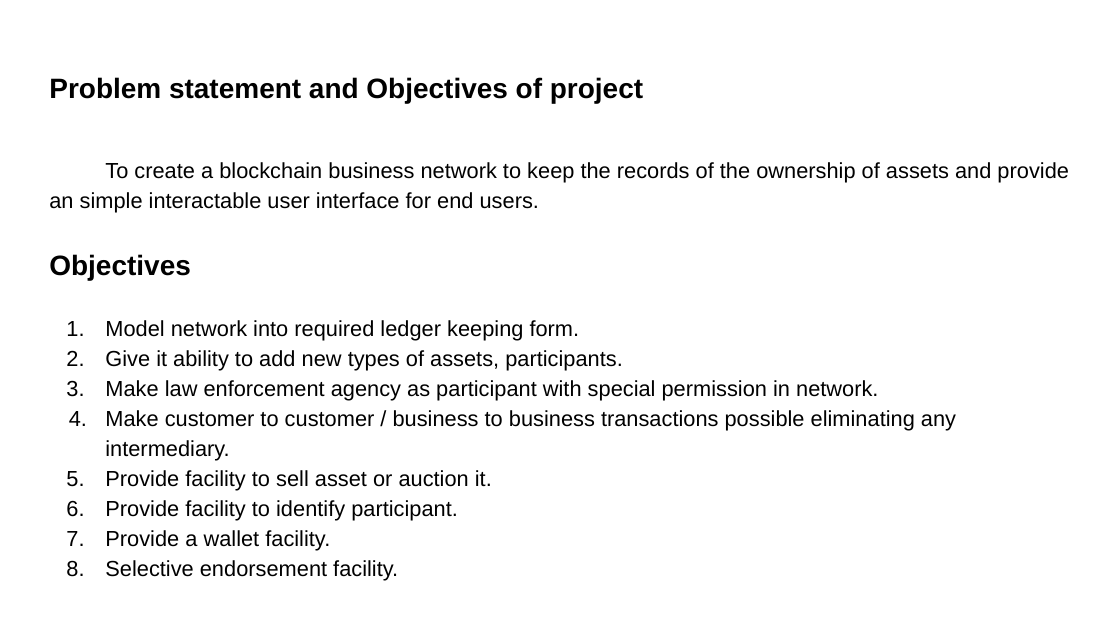
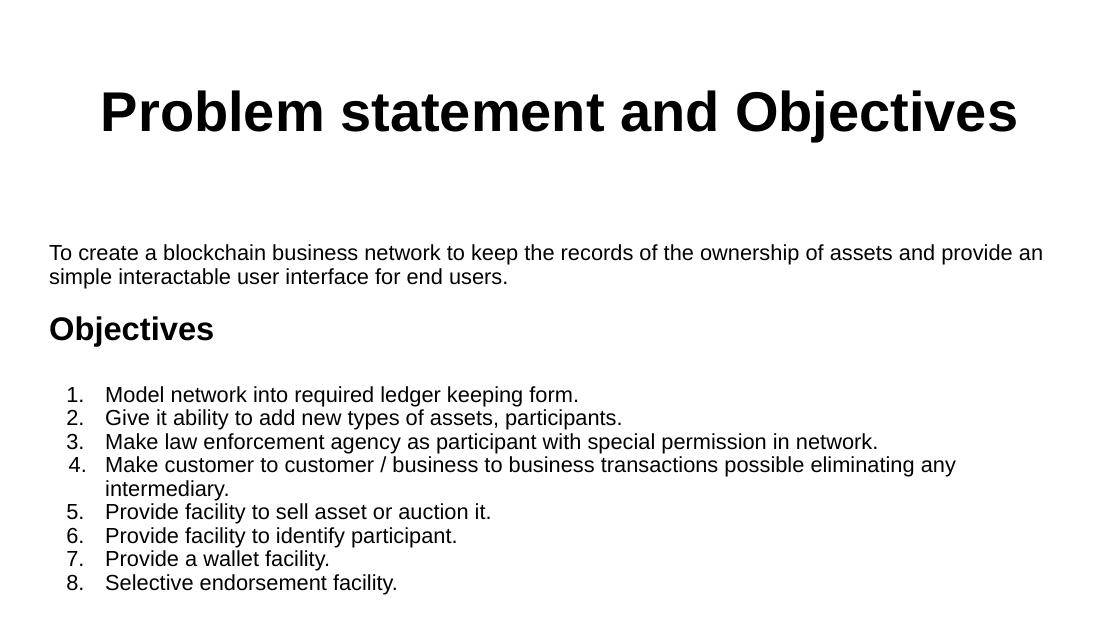
Before and after one commit to coeykee/Business-network-using-DLT, a slide deck: slide 5 of docs/bnpresentation.pptx (slide 4 before the commit). Drawn at 1120x630 pixels with LibreOffice and Linux fonts; fonts in the diff are those of the drawing. Boxes give left, top, right and bottom in pixels: in the first picture for what was removed or moved away, otherwise in the second. Text is boxed around its words. In the diff, an @@ line names an element or a change of style, - is before the commit and + after.

```diff
--- a/docs/bnpresentation.pptx
+++ b/docs/bnpresentation.pptx
@@ text at (101, 90, 1018, 141): text changed; size 18 to 36 pt @@
-Problem statement and Objectives of project
+Problem statement and Objectives
@@ text "To create a blockchain business ...": place and size @@
-text "To create a blockchain business ..." at (49, 162, 1068, 551)
+text "To create a blockchain business ..." at (49, 244, 1043, 595)
@@ text "To create a blockchain business ..." at (49, 244, 1043, 595): size 18 to 21 pt in "Objectives"; indent changed; line spacing 1.15 to 0.9 @@
```
Also in this commit, not shown: 6 other slides changed, 4 slides added, 1 slide removed, 4 other files.
